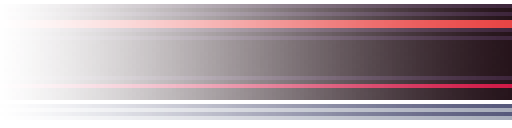
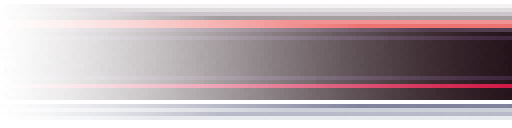
Revision of a layered 512x128 image; what changed, layer by layer:
added layer "edges faded" above "Layer 0" over left=52, top=4, right=512, bottom=120
hid "Layer 0" over left=52, top=4, right=512, bottom=120
